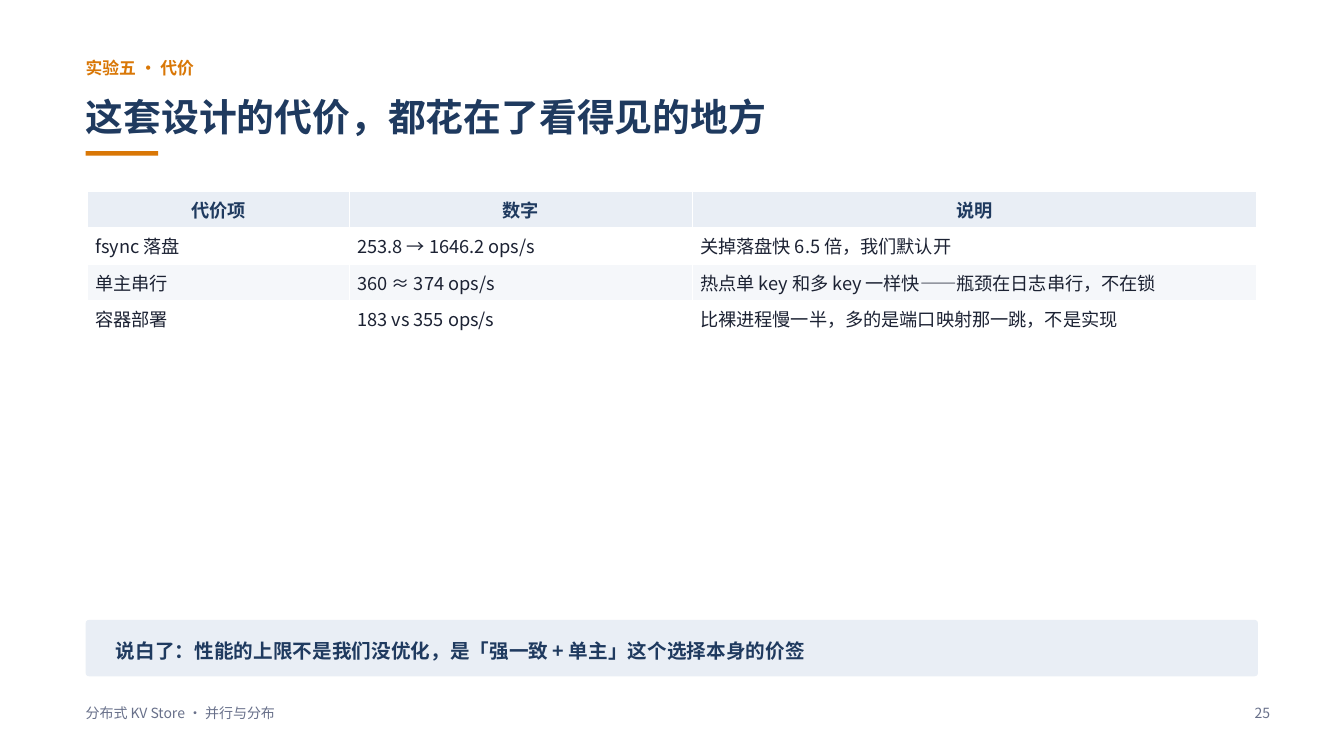
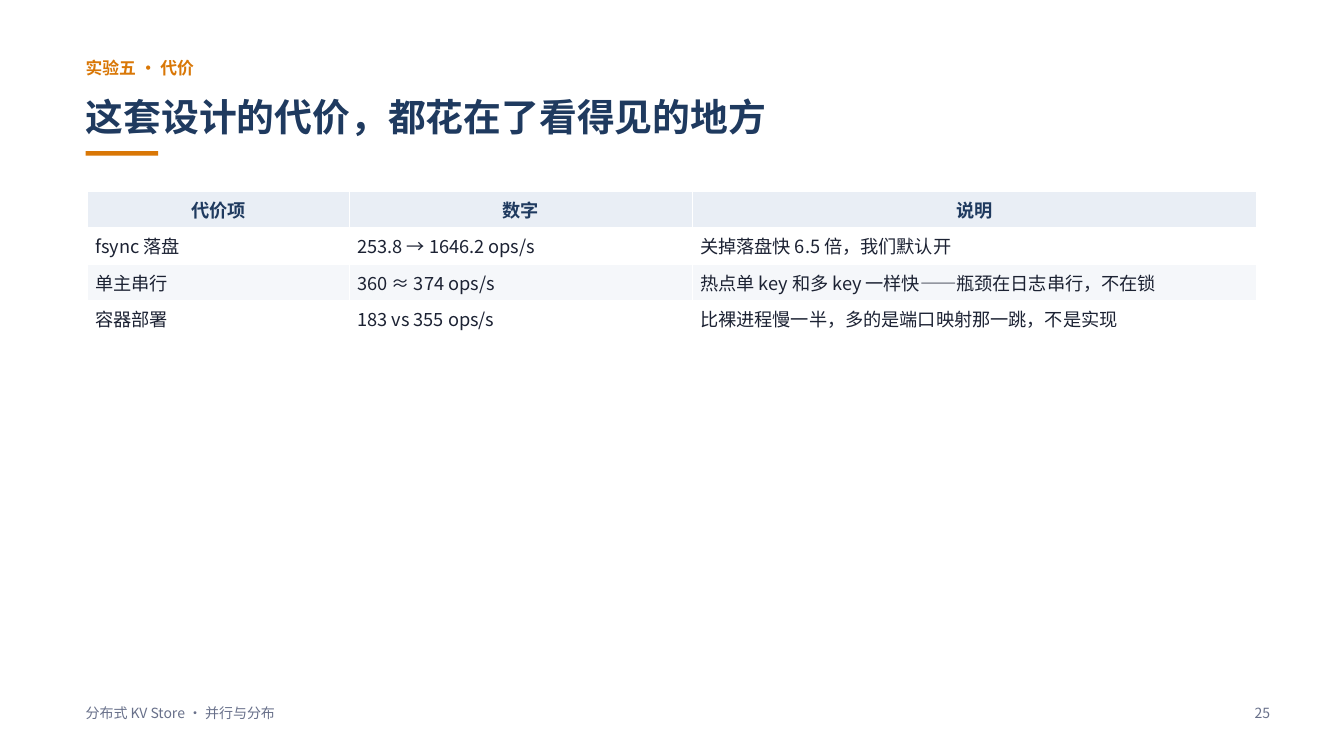
Before and after one commit to L1tiansuo/distributed-kv-store, a slide deck: slide 25 of ppt/分布式KV Store 讲解_v2.pptx. Drawn at 1344x756 pixels with LibreOffice and Linux fonts; fonts in the diff are those of the drawing. Boxes give left, top, right and bottom in pixels: in the first picture for what was removed or moved away, otherwise in the second. Text is boxed around its words. In the diff, an @@ line names an element or a change of style, - is before the commit and + after.

```diff
--- a/ppt/分布式KV Store 讲解_v2.pptx
+++ b/ppt/分布式KV Store 讲解_v2.pptx
@@ rounded rectangle removed at (x1=86, y1=620, x2=1258, y2=677) @@
@@ text removed at (x1=116, y1=641, x2=805, y2=661) @@
-说白了：性能的上限不是我们没优化，是「强一致 + 单主」这个选择本身的价签
```
Also in this commit, not shown: 27 other slides changed, 3 other files.
